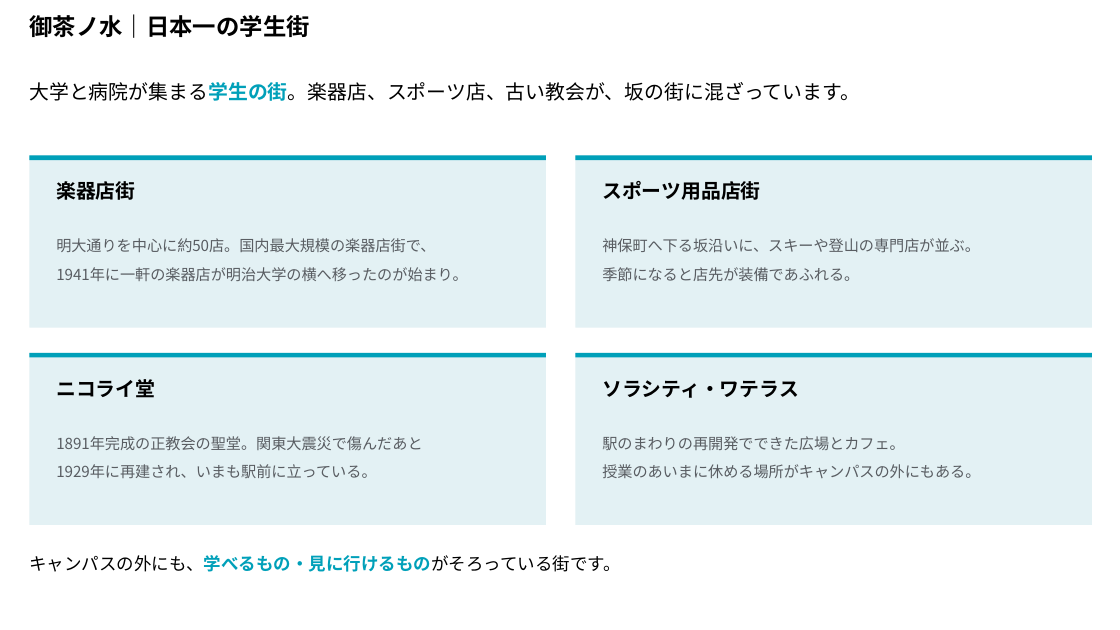
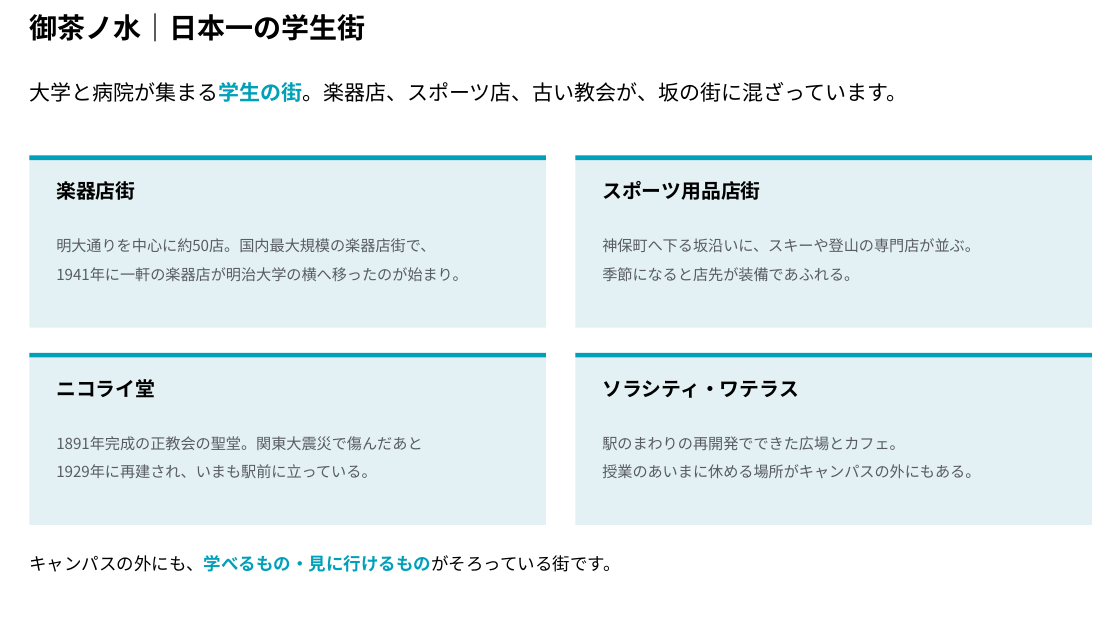
Before and after one commit to yutakaJssst/highSchoolVisit, a slide deck: slide 3 of 理工学部紹介_駿河台追加4枚.pptx. Drawn at 1120x630 pixels with LibreOffice and Linux fonts; fonts in the diff are those of the drawing; background and template pictures are left out. Boxes give left, top, right and bottom in pixels: in the first picture for what was removed or moved away, otherwise in the second. Text is boxed around its words. In the diff, an @@ line names an element or a change of style, - is before the commit and + after.

```diff
--- a/理工学部紹介_駿河台追加4枚.pptx
+++ b/理工学部紹介_駿河台追加4枚.pptx
@@ text "御茶ノ水｜日本一の学生街" at <box>29,13,365,42</box>: size 20 to 24 pt, font Noto Sans CJK JP to Arial @@
@@ text "大学と病院が集まる学生の街。楽器店、スポーツ店、古い教会が、坂の街に混ざっています。" at <box>29,82,907,102</box>: size 17 to 18 pt @@
```
Also in this commit, not shown: 3 other slides changed, 1 other file.
